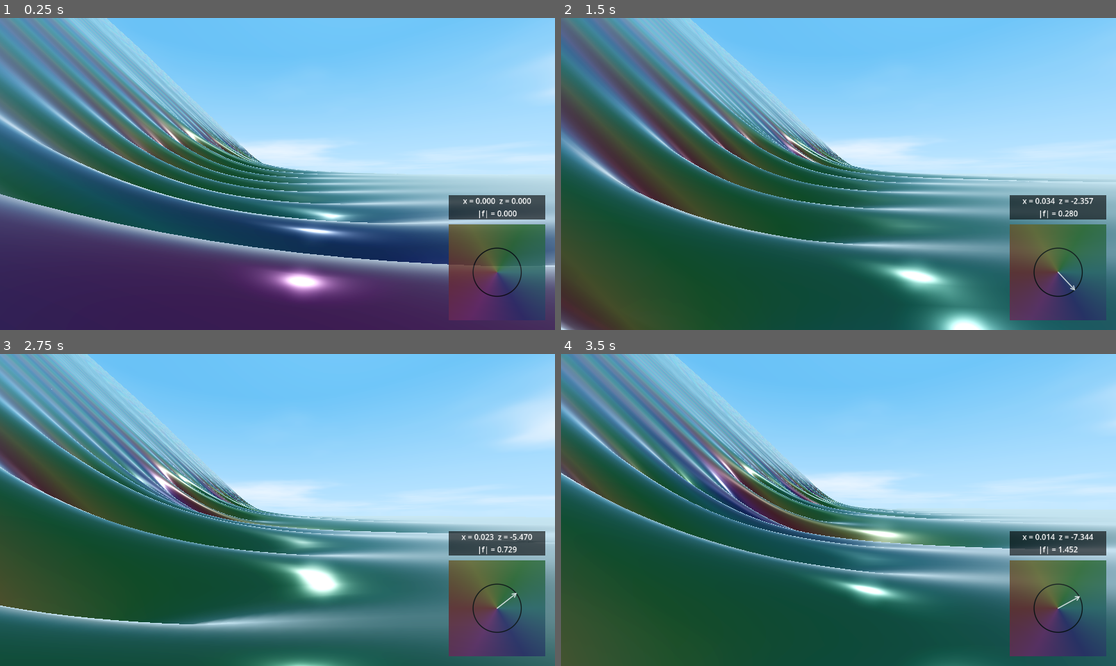
Above: before the commit, frames 1-4 (two rows, left to right).
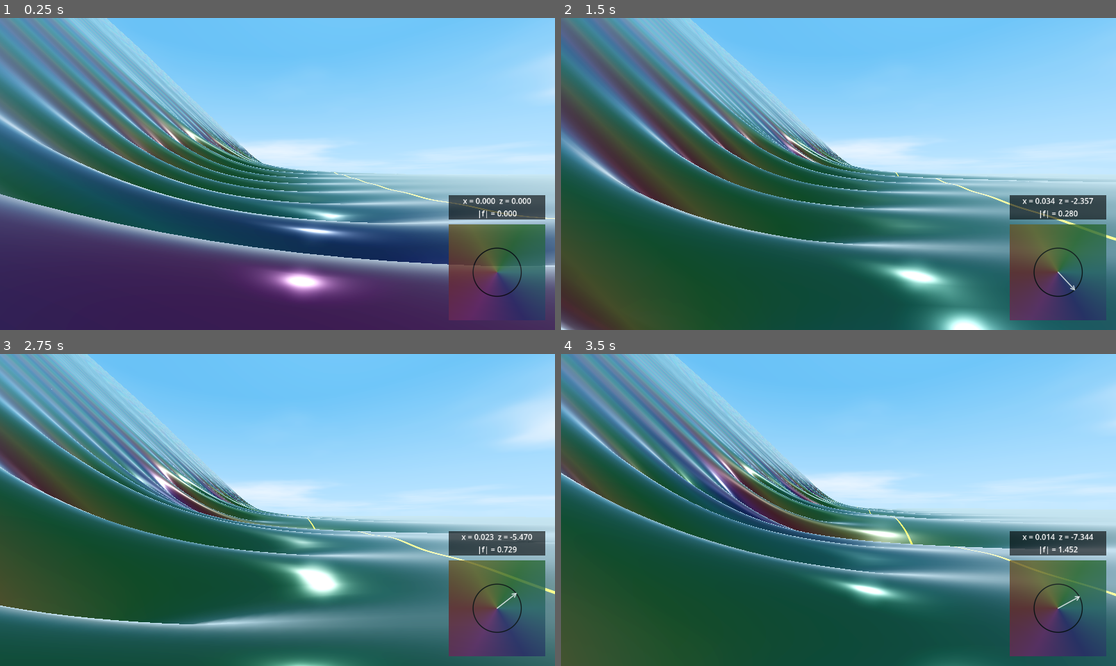
Above: after the commit, the same moments.

Repository: allanino/complex-functions-explorer
Game: Godot game, scene res://scenes/main.tscn
The game is run twice, just before and just after one commit, with the same random seed, the same clock (stepped at 60 frames per second) and the same inputs.
Inputs (mouse positions are in pixels of both pictures, inside the frame that each line leads up to):
- Up to frame 1 (0.25 s): no input
- Up to frame 2 (1.5 s): tap Enter at 0.5 s; move the mouse to (866, 174) at 0.52 s; hold W (move_forward) from 0.53 s (still down); move the mouse to (810, 174) at 1.27 s
- Up to frame 3 (2.75 s): keep holding W (move_forward); move the mouse to (288, 503) at 2.02 s
- Up to frame 4 (3.5 s): keep holding W (move_forward); move the mouse to (832, 516) at 2.77 s

The runs differ from the first frame. In frame 1, 0.1% of the frame differs, in the area x 55-100%, y 48-65%; in frame 2, 0.2%; in frame 3, 0.2%, in the area x 51-100%, y 51-78%; in frame 4, 0.2%.

Commit message:
Add volumetric fog and critical line visualization
- Created `shaders/fog.gdshader` to implement regional fog density (high for x <= 0, low for x >= 10).
- Modified `shaders/terrain.gdshader` to draw a glowing yellow line at world-x = 5.0 (critical line at sigma = 0.5).
- Updated `scenes/main.tscn` to enable volumetric fog and add a `FogVolume` node with the custom shader.

Co-authored-by: allanino <5325241+allanino@users.noreply.github.com>

Diff:
--- a/scenes/main.tscn
+++ b/scenes/main.tscn
@@ -1,9 +1,10 @@
-[gd_scene load_steps=9 format=3]
+[gd_scene load_steps=10 format=3]
 
 [ext_resource type="Script" path="res://scripts/world_manager.gd" id="1_world"]
 [ext_resource type="PackedScene" path="res://scenes/player.tscn" id="2_player"]
 [ext_resource type="PackedScene" path="res://scenes/hud.tscn" id="3_hud"]
 [ext_resource type="Shader" path="res://shaders/sky.gdshader" id="4_sky"]
+[ext_resource type="Shader" path="res://shaders/fog.gdshader" id="5_fog"]
 
 [sub_resource type="ShaderMaterial" id="ShaderMaterial_1"]
 shader = ExtResource("4_sky")
@@ -17,6 +18,10 @@
 sky = SubResource("Sky_1")
 tonemap_mode = 2
 glow_enabled = true
+volumetric_fog_enabled = true
+
+[sub_resource type="ShaderMaterial" id="ShaderMaterial_2"]
+shader = ExtResource("5_fog")
 
 [node name="Main" type="Node3D"]
 
@@ -36,3 +41,7 @@
 
 [node name="HUD" parent="." node_paths=PackedStringArray("player") instance=ExtResource("3_hud")]
 player = NodePath("../Player")
+
+[node name="FogVolume" type="FogVolume" parent="."]
+size = Vector3(1000, 100, 1000)
+material = SubResource("ShaderMaterial_2")
--- /dev/null
+++ b/shaders/fog.gdshader
@@ -0,0 +1,18 @@
+shader_type fog;
+
+void fog() {
+	float x = WORLD_POSITION.x;
+	float d = 0.0;
+
+	if (x <= 0.0) {
+		d = 1.0;
+	} else if (x >= 10.0) {
+		d = 0.2;
+	}
+
+	// Simple height falloff
+	float height_fade = clamp(1.0 - (WORLD_POSITION.y - 10.0) * 0.1, 0.0, 1.0);
+
+	DENSITY = d * height_fade;
+	ALBEDO = vec3(0.2, 0.2, 0.25);
+}
--- a/shaders/terrain.gdshader
+++ b/shaders/terrain.gdshader
@@ -44,7 +44,12 @@
 
     ALBEDO = base * 0.15;
 
-    EMISSION = base * 0.25;
+    // Critical line at x = 5.0 (HUD x = 0.5)
+    float dist_to_critical = abs(world_pos.x - 5.0);
+    float line_mask = 1.0 - smoothstep(0.0, 0.1, dist_to_critical);
+    vec3 line_color = vec3(1.0, 1.0, 0.0); // Yellow
+
+    EMISSION = mix(base * 0.25, line_color * 2.0, line_mask);
 	ROUGHNESS = 0.12;
 	METALLIC = 0.95;
 	SPECULAR = 1.0;
